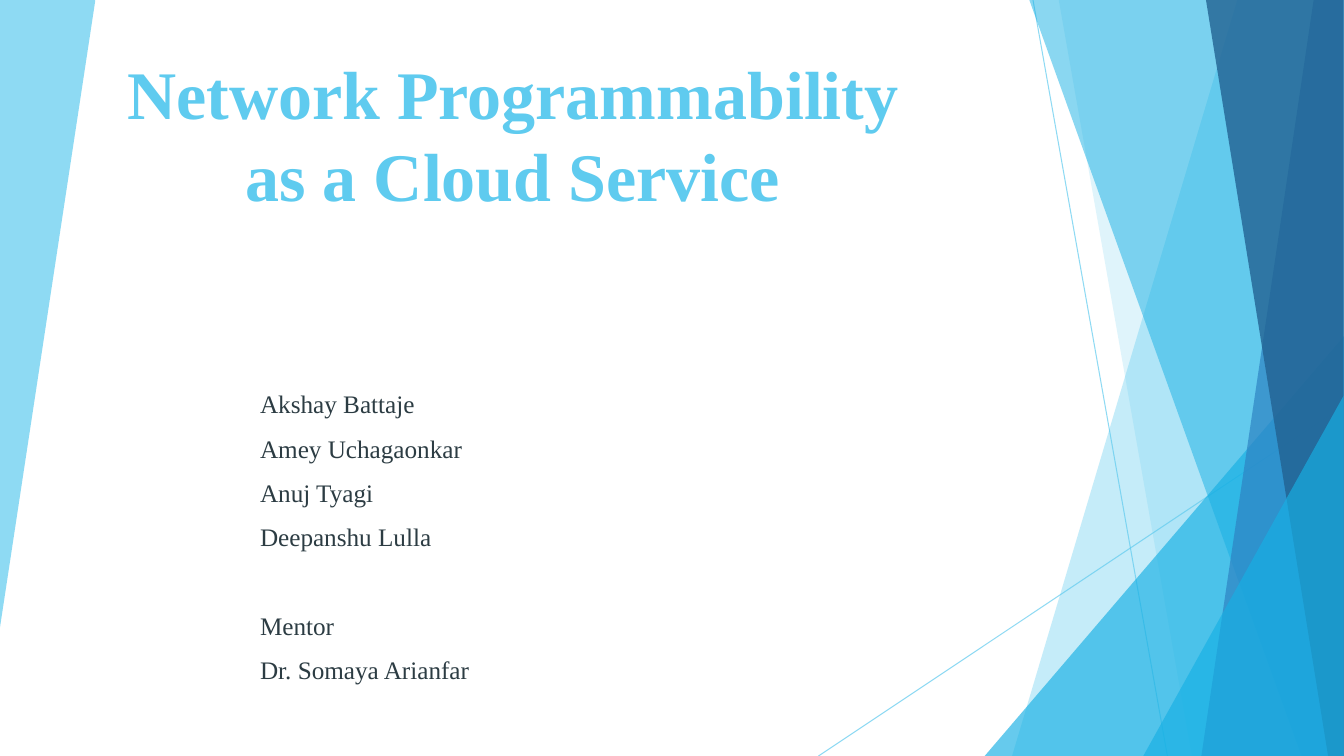
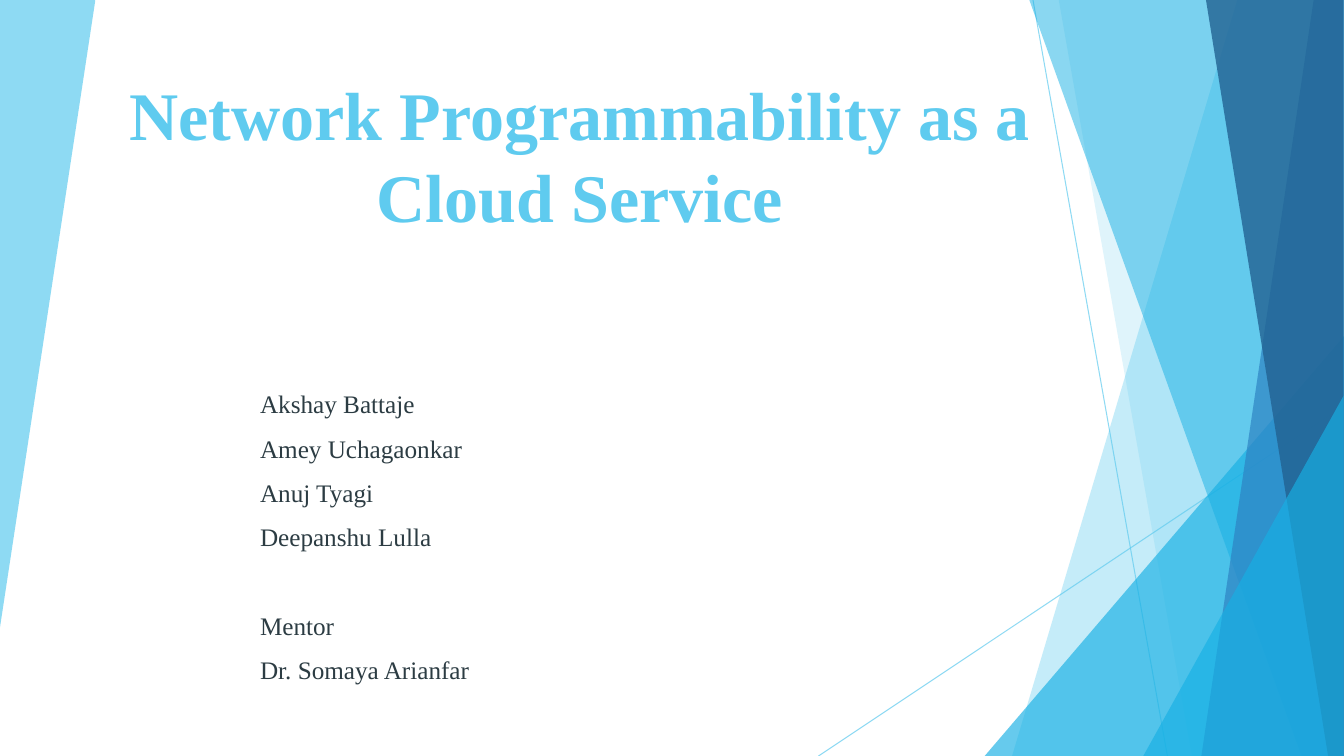
Before and after one commit to BU-NU-CLOUD-SP16/Network-Programmability-as-a-Service, a slide deck: slide 1 of Sprint_4.pptx. Drawn at 1344x756 pixels with LibreOffice and Linux fonts; fonts in the diff are those of the drawing. Boxes give left, top, right and bottom in pixels: in the first picture for what was removed or moved away, otherwise in the second. Text is boxed around its words. In the diff, an @@ line names an element or a change of style, - is before the commit and + after.

```diff
--- a/Sprint_4.pptx
+++ b/Sprint_4.pptx
@@ title "Network Programmability as a Cloud ..." rewrapped from (127, 72, 898, 202) to (130, 93, 1030, 223) @@
```
Also in this commit, not shown: 7 other slides changed, 1 slide added, 1 slide removed.
